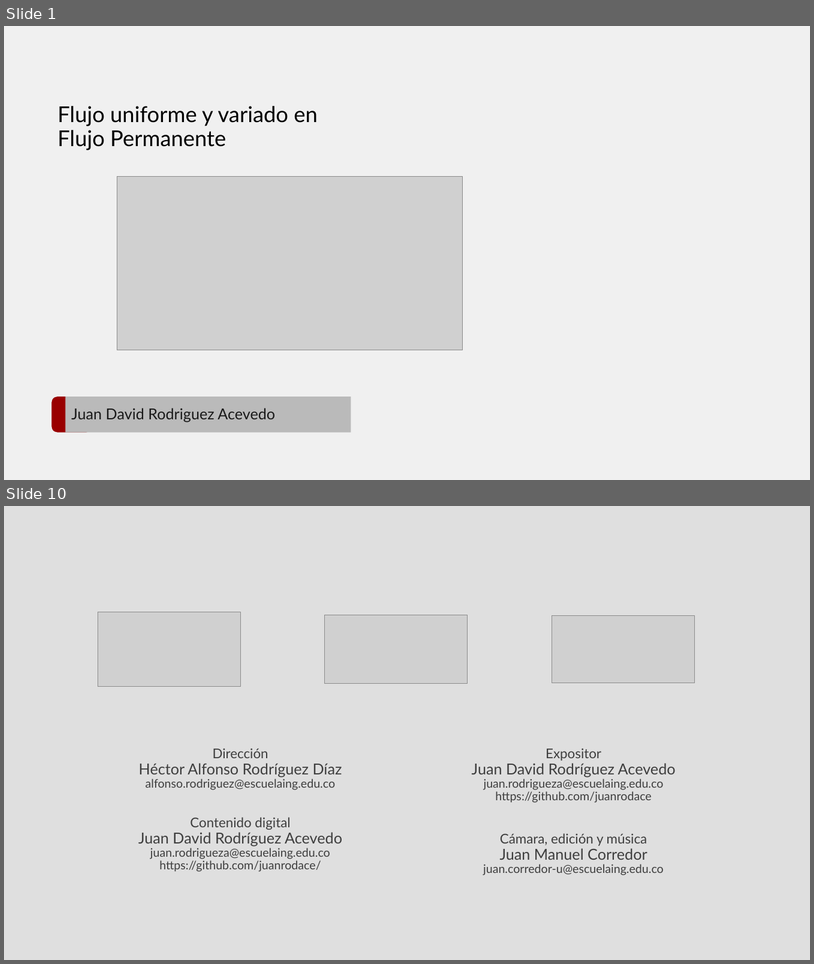
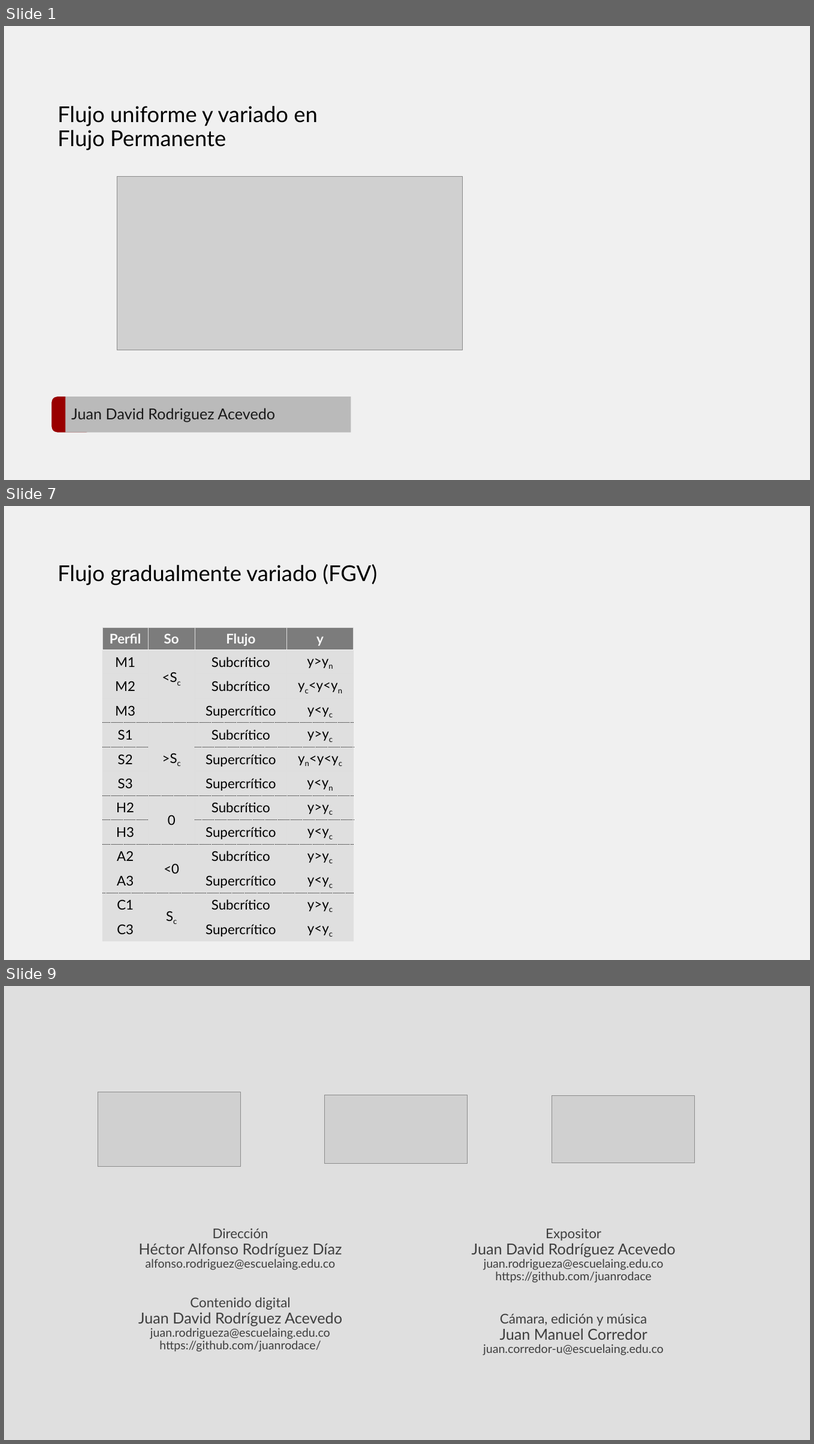
Before and after one commit to juanrodace/J.HRAS, a slide deck: Section01/VariedFlow/HRAS.S1.VF.pptx. Shown one above the other, each under a label of ours: slides 1 and 10 before the commit, slides 1, 7 and 9 after it; the slides between them are not shown. The pictures are 814x964 and 814x1444 pixels, drawn with LibreOffice and Linux fonts; fonts in the diff are those of the drawing; grey boxes stand for pictures; background and template pictures are left out. Boxes give left, top, right and bottom in pixels: in the first picture for what was removed or moved away, otherwise in the second. Text is boxed around its words. In the diff, an @@ line names an element or a change of style, - is before the commit and + after.

```diff
--- a/Section01/VariedFlow/HRAS.S1.VF.pptx
+++ b/Section01/VariedFlow/HRAS.S1.VF.pptx
@@ slide 7 added at bbox=[4, 506, 810, 960], background #F0F0F0 @@
@@ title added at bbox=[57, 564, 377, 585], 26 pt, text #000000 @@
+Flujo gradualmente variado (FGV)
@@ table added at bbox=[102, 628, 353, 939], 13 rows, 4 columns @@
+Perfil | So | Flujo | y
+M1 | <Sc | Subcrítico | y>yn
+M2 |  | Subcrítico | yc<y<yn
+M3 |  | Supercrítico | y<yc
+S1 | >Sc | Subcrítico | y>yc
+S2 |  | Supercrítico | yn<y<yc
+S3 |  | Supercrítico | y<yn
+H2 | 0 | Subcrítico | y>yc
+H3 |  | Supercrítico | y<yc
+A2 | <0 | Subcrítico | y>yc
+A3 |  | Supercrítico | y<yc
+C1 | Sc | Subcrítico | y>yc
+C3 |  | Supercrítico | y<yc
@@ what was slide 10 is now slide 9 @@
```
Also in this commit, not shown: 2 slides changed, 4 other slides added, 6 slides removed.
